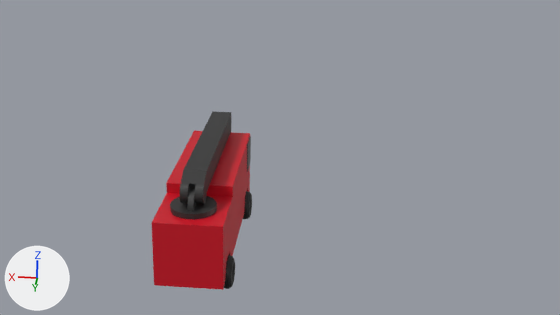
An edit to the Blender file Blender/Firetruck/Firetruck.blend, drawn before and after from the same camera.
Before and after are seen from the file's camera 'RearCamera'. Lighting does not change. The marker at lower left points along +X, +Y and +Z.

In view in the first picture: 'Body', 'BoomShoulder', 'BoomSocket'.
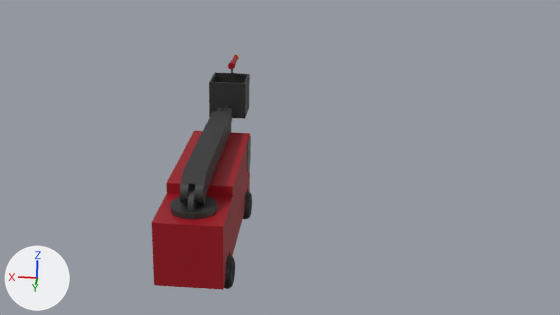
Commit message: Adds elbow and wrist with controls

What the commit changed:
Material 'Red' (mat_red) changes colour from red #d1001f to red #9e0017; in linear values from (0.638, 0.0, 0.0136) to (0.342, 0.0, 0.00873).
Material 'Orange' (mat_orange) is new.
Its base color is (0.8, 0.167, 0.0) (orange #e77200).
Mesh me_cylinder is new.
It has 92 vertices, 54 faces, 6 loose edges and spans x -1.0..1.0, y -1.0..24.0, z -1.0..1.0.
It uses material mat_metal (black #2e2e2e).
Mesh me_cube_012 is new.
It has 118 vertices, 71 faces and spans x -1.0..1.0, y -3.0..0.25, z -0.5..2.0.
It uses material mat_metal (black #2e2e2e).
Mesh me_cylinder_004 is new.
It has 128 vertices, 98 faces and spans x -1.0..1.0, y -1.0..1.0, z -1.0..1.0.
It uses material mat_red (red #9e0017).
Mesh me_torus_001 is new.
It is a torus around z (ring radius 1.0, tube radius 0.25) spanning x -1.25..1.25, y -1.25..1.25, z -0.25..0.25.
It uses material mat_orange (orange #e77200).
Object 'BoomWristWaterGunTip' (ob_boomwristwaterguntip) is new; it shows me_torus_001.
Its parent is ob_boomwristwatergun.
Its matrix parent inverse is Matrix(((5.0, 0.0, 0.0, 0.0), (0.0, 0.0, 5.0, -33.12), (0.0, -1.0, 0.0, -9.65), (0.0, 0.0, 0.0, 1.0))).
Its location is (0.0, -10.65, 6.625).
Its rotation in degrees is (90, 0, 0).
Its scale is (0.13, 0.13, 0.13).
Object 'BoomWristWaterGun' (ob_boomwristwatergun) is new; it shows me_cylinder_004.
Its parent is ob_boomwrist.
Its matrix parent inverse is Matrix(((1.0, 0.0, 0.0, 0.0), (0.0, 1.0, 0.0, 6.0), (0.0, 0.0, 1.0, -4.625), (0.0, 0.0, 0.0, 1.0))).
Its location is (0.0, -9.65, 6.625).
Its rotation in degrees is (90, 0, 0).
Its scale is (0.2, 0.2, 1.0).
Object 'BoomWrist' (ob_boomwrist) is new; it shows me_cube_012.
Its parent is ob_boomelbow.
Its matrix parent inverse is Matrix(((0.0, 0.0, -2.667, 12.33), (0.0, 2.667, 0.0, 16.0), (2.667, 0.0, 0.0, 0.0), (0.0, 0.0, 0.0, 1.0))).
Its location is (0.0, -6.0, 4.625).
Object 'BoomElbow' (ob_boomelbow) is new; it shows me_cylinder.
Its parent is ob_boomshoulder.
Its matrix parent inverse is Matrix(((1.0, 0.0, 0.0, 0.0), (0.0, 1.0, 0.0, -3.5), (0.0, 0.0, 2.0, -8.65), (0.0, 0.0, 0.0, 1.0))).
Its location is (0.0, -6.0, 4.625).
Its rotation in degrees is (0, 90, 0).
Its scale is (0.375, 0.375, 0.375).

Boxes (x1, y1, x2, y2) around the edits, measured in the pictures (560 x 315 px):
'Body', recoloured
    both: (152, 131, 250, 290)
'BoomWrist', added (black)
    after: (209, 70, 250, 119)
'BoomWristWaterGun', added
    after: (228, 56, 238, 70)
'BoomElbow', added
    after: (216, 108, 233, 122)
